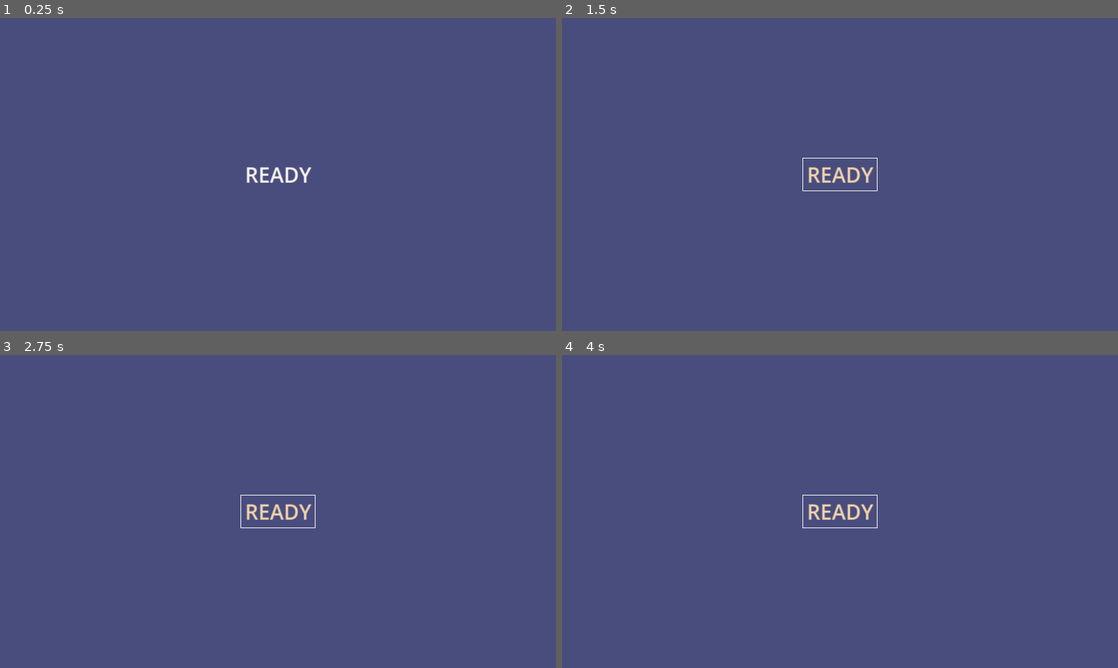
Above: before the commit, frames 1-4 (two rows, left to right).
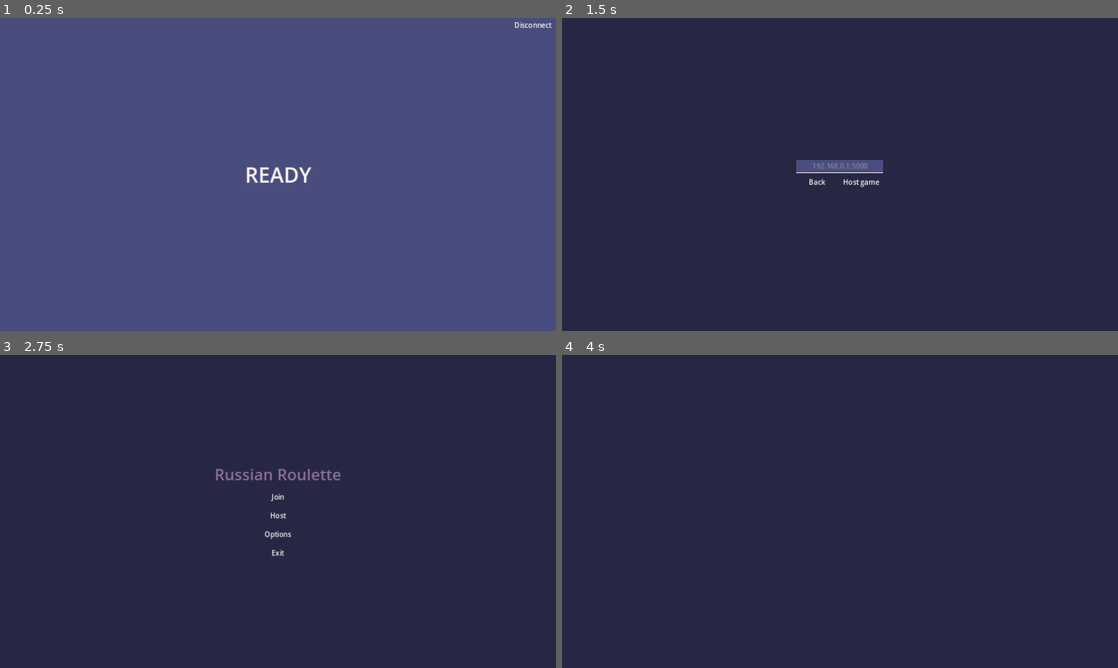
Above: after the commit, the same moments.

Repository: Divanchik/roulette-demo
Game: Godot game, scene res://scenes/game/game.tscn
Same seed, same stepped clock (60 frames per second), same inputs: the game is played once before the commit and once after it. This scene is started directly instead of the project's main scene.
Inputs (mouse positions are in pixels of both pictures, inside the frame that each line leads up to):
- Up to frame 1 (0.25 s): no input
- Up to frame 2 (1.5 s): click (1095, 24) at 0.5 s, where only the run after the commit has a clickable "Disconnect"; click (840, 174) at 1.25 s, where only the run before the commit has a clickable "READY"
- Up to frame 3 (2.75 s): click (255, 517) at 2 s, where only the run after the commit has a clickable "Back"
- Up to frame 4 (4 s): click (840, 511) at 2.75 s, where only the run before the commit has a clickable "READY"; click (862, 517) at 3.5 s, where only the run after the commit has a clickable "Host game"

The runs differ from the first frame. In frame 1, less than 0.1% of the frame differs, in the area x 92-100%, y 1-4%; in frame 2, 100%; in frame 3, 100%; in frame 4, 100%, in the area x 0-100%, y 0-100%.
Error after the commit: Attempt to call function 'get_start' in base 'null instance' on a null instance. (res://scenes/main_menu/main_menu.gd:44)

Commit message:
new icon and networking update

Diff:
--- a/network/client.gd
+++ b/network/client.gd
@@ -13,18 +13,16 @@
 	var state = ws.get_ready_state()
 	if state == WebSocketPeer.STATE_OPEN:
 		while ws.get_available_packet_count() > 0:
-			var command: Dictionary = JSON.parse_string(ws.get_packet().get_string_from_utf8())
-			handle_message(command)
-	elif state == WebSocketPeer.STATE_CLOSING:
-		pass
+			handle_message(ws.get_var())
 	elif state == WebSocketPeer.STATE_CLOSED and log_closed:
 		log_closed = false
 		var code = ws.get_close_code()
-		var reason = ws.get_close_reason()
-		print("WebSocket closed with code: %d, reason %s. Clean: %s" % [code, reason, code != -1])
+		say("Disconnected, %s" % ["clean" if code == 1 else "not clean"])
+
+func say(s: String):
+	print_rich("[color=orange]" + s + "[/color]")
 
 func handle_message(message: Dictionary):
-	#print(">>> ", JSON.stringify(message))
 	if message["command"] == "start":
 		game_start.emit()
 	elif message["command"] == "join":
@@ -35,10 +33,7 @@
 		got_players.emit(message["players"])
 
 func is_open():
-	var state = ws.get_ready_state()
-	if state == WebSocketPeer.STATE_OPEN:
-		return true
-	return false
+	return ws.get_ready_state() == WebSocketPeer.STATE_OPEN
 
 func join(url: String) -> bool:
 	ws = WebSocketPeer.new()
@@ -52,8 +47,8 @@
 func leave():
 	ws.close()
 
-func send(comm: Dictionary) -> bool:
-	var err = ws.send_text(JSON.stringify(comm))
+func send(command: Dictionary) -> bool:
+	var err = ws.put_var(command)
 	if err != OK:
 		return false
 	else:
--- a/network/server.gd
+++ b/network/server.gd
@@ -4,15 +4,19 @@
 var players: Dictionary = {}
 var serv = TCPServer.new()
 var stream: StreamPeerTCP
-var ready_count = 0
+var ready_players: Dictionary = {}
 var started = false
 var turn = 0
 
 func _ready() -> void:
-	Performance.add_custom_monitor("Network/Players", get_players_count)
+	pass
+	#Performance.add_custom_monitor("Network/Players", get_players_count)
 
-func get_players_count():
-	return players.size()
+#func get_players_count():
+	#return players.size()
+
+func say(s: String):
+	print_rich("[color=cyan]" + s + "[/color]")
 
 func start(port: int, address: String = "127.0.0.1"):
 	if address == "localhost":
@@ -25,11 +29,13 @@
 func stop():
 	for id in players.keys():
 		players[id].close()
+		while players[id].get_ready_state() != WebSocketPeer.STATE_CLOSED:
+			await get_tree().create_timer(0.1).timeout
 	players.clear()
 	serv.stop()
 
 func restart_game():
-	ready_count = 0
+	ready_players.clear()
 	turn = 0
 	started = false
 	broadcast({"command": "restart"})
@@ -45,11 +51,11 @@
 		var state = ws.get_ready_state()
 		if state == WebSocketPeer.STATE_OPEN:
 			while ws.get_available_packet_count() > 0:
-				var command: Dictionary = JSON.parse_string(ws.get_packet().get_string_from_utf8())
-				handle_message(id, command)
+				handle_message(id, ws.get_var())
 		elif state == WebSocketPeer.STATE_CLOSED:
 			players.erase(id)
-			print("< ", id)
+			broadcast({"command": "players", "players": players.keys()})
+			say("< %d" % id)
 
 
 func accept_connection():
@@ -62,25 +68,27 @@
 			while ws.get_ready_state() != WebSocketPeer.STATE_OPEN:
 				await get_tree().create_timer(1.0).timeout
 			send(ws, {"command": "join", "id": id})
-			print("New player #%d (%s:%d)" % [id, ws.get_connected_host(), ws.get_connected_port()])
+			broadcast({"command": "players", "players": players.keys()})
+			say("> %d" % id)
 
 
 func send(ws: WebSocketPeer, command: Dictionary):
-	ws.send_text(JSON.stringify(command))
+	ws.put_var(command)
 	await get_tree().create_timer(0.5).timeout
 
-func broadcast(comm: Dictionary):
+
+func broadcast(command: Dictionary):
 	for ws: WebSocketPeer in players.values():
 		ws.poll()
 		if ws.get_ready_state() == WebSocketPeer.STATE_OPEN:
-			ws.send_text(JSON.stringify(comm))
+			ws.put_var(command)
 	await get_tree().create_timer(0.5).timeout
 
 
 func handle_message(id: int, message: Dictionary):
 	if message["command"] == "ready":
-		ready_count += 1
-		if ready_count == players.size():
+		ready_players[id] = true
+		if ready_players.has_all(players.keys()):
 			started = true
 			broadcast({"command": "start"})
 			broadcast({"command": "turn", "id": players.keys()[turn], "cylinder": [1,0,0,0,0,0]})
@@ -96,4 +104,4 @@
 	elif message["command"] == "players":
 		broadcast({"command": "players", "players": players.keys()})
 	else:
-		print("Unknown command: ", message["command"])
+		say("Unknown command: %s" % message["command"])
--- a/project.godot
+++ b/project.godot
@@ -14,7 +14,7 @@
 run/main_scene="res://scenes/main_menu/main_menu.tscn"
 config/features=PackedStringArray("4.3", "Forward Plus")
 boot_splash/show_image=false
-config/icon="res://icon.svg"
+config/icon="res://roulette-icon.png"
 
 [autoload]
 
--- a/scenes/game/game.gd
+++ b/scenes/game/game.gd
@@ -4,18 +4,18 @@
 var shuffled = false
 var cylinder = [1, 0, 0, 0, 0, 0]
 @onready var players_container: VBoxContainer = $ScrollContainer/PlayersContainer
-@onready var players_timer: Timer = $PlayersTimer
 @onready var debug: CanvasLayer = $DebugOverlay
-
+const MAIN = preload("res://components/main.theme")
 
 func _ready() -> void:
 	cylinder.shuffle()
 	Client.game_start.connect(on_game_start)
 	Client.my_turn.connect(on_my_turn)
 	Client.got_players.connect(on_got_players)
-	if Server.is_running():
-		debug.put("I'm a host, broadcasting players...")
-		players_timer.start()
+	Client.send({"command": "players"})
+	#if Server.is_running():
+		#debug.put("I'm a host, broadcasting players...")
+		#players_timer.start()
 
 
 func _on_disconnect_button_pressed() -> void:
@@ -38,12 +38,14 @@
 	for player in players:
 		var btn = Button.new()
 		btn.text = str(player)
+		btn.disabled = true
+		btn.theme = MAIN
 		players_container.add_child(btn)
 
 
 func on_my_turn(last_cylinder: Array):
 	debug.put("My turn: " + str(last_cylinder))
-	await get_tree().create_timer(1.0).timeout
+	await get_tree().create_timer(0.5).timeout
 	$StatusLabel.text = "My turn"
 	$Sounds/CockSound.play()
 	cylinder.clear()
@@ -63,7 +65,6 @@
 	$HBoxContainer/TriggerButton.disabled = true
 	cylinder.push_front(cylinder.pop_back())
 	if cylinder.front() == 1:
-		$PlayersTimer.stop()
 		$StatusLabel.text = "Boom!"
 		$Sounds/GunshotSound.play()
 		Client.send({"command": "lose", "cylinder": cylinder})
@@ -79,9 +80,8 @@
 
 func _on_return_button_pressed() -> void:
 	Server.stop()
-	$PlayersTimer.stop()
 	get_tree().change_scene_to_file("res://scenes/main_menu/main_menu.tscn")
 
 
-func _on_players_timer_timeout() -> void:
-	Client.send({"command": "players"})
+#func _on_players_timer_timeout() -> void:
+	#Client.send({"command": "players"})
--- a/scenes/game/game.tscn
+++ b/scenes/game/game.tscn
@@ -122,18 +122,6 @@
 theme_override_font_sizes/font_size = 48
 text = "READY"
 
-[node name="DisconnectButton" type="Button" parent="Hub"]
-visible = false
-layout_mode = 1
-anchors_preset = 1
-anchor_left = 1.0
-anchor_right = 1.0
-offset_left = -94.0
-offset_bottom = 31.0
-grow_horizontal = 0
-text = "Disconnect"
-flat = true
-
 [node name="ScrollContainer" type="ScrollContainer" parent="."]
 anchors_preset = 9
 anchor_bottom = 1.0
@@ -144,7 +132,15 @@
 layout_mode = 2
 theme_override_constants/separation = 5
 
-[node name="PlayersTimer" type="Timer" parent="."]
+[node name="DisconnectButton" type="Button" parent="."]
+anchors_preset = 1
+anchor_left = 1.0
+anchor_right = 1.0
+offset_left = -94.0
+offset_bottom = 31.0
+grow_horizontal = 0
+theme = ExtResource("6_c18mt")
+text = "Disconnect"
 
 [node name="DebugOverlay" parent="." instance=ExtResource("6_nro04")]
 visible = false
@@ -153,5 +149,4 @@
 [connection signal="pressed" from="HBoxContainer/ShuffleButton" to="." method="_on_shuffle_button_pressed"]
 [connection signal="pressed" from="HBoxContainer/TriggerButton" to="." method="_on_trigger_button_pressed"]
 [connection signal="pressed" from="Hub/ReadyButton" to="." method="_on_ready_button_pressed"]
-[connection signal="pressed" from="Hub/DisconnectButton" to="." method="_on_disconnect_button_pressed"]
-[connection signal="timeout" from="PlayersTimer" to="." method="_on_players_timer_timeout"]
+[connection signal="pressed" from="DisconnectButton" to="." method="_on_disconnect_button_pressed"]
--- a/test_scene.gd
+++ /dev/null
@@ -1,20 +0,0 @@
-extends CanvasLayer
-
-var mag = [0, 0, 0, 0, 0, 0]
-
-func _ready() -> void:
-	pass
-
-func _on_roll_button_pressed() -> void:
-	mag = [0, 0, 0, 0, 0, 0]
-	mag[randi_range(0, 5)] = 1
-	print(mag)
-
-
-func _on_trigger_button_pressed() -> void:
-	mag.push_front(mag.pop_back())
-	print(mag)
-	if mag.front() == 1:
-		$VBoxContainer/ResultLabel.text = "Проиграл"
-	else:
-		$VBoxContainer/ResultLabel.text = "Еще раз?"
--- a/test_scene.tscn
+++ /dev/null
@@ -1,38 +0,0 @@
-[gd_scene load_steps=2 format=3 uid="uid://cdaysmobgb2ho"]
-
-[ext_resource type="Script" path="res://test_scene.gd" id="1_iwkfn"]
-
-[node name="TestScene" type="CanvasLayer"]
-script = ExtResource("1_iwkfn")
-
-[node name="VBoxContainer" type="VBoxContainer" parent="."]
-anchors_preset = 8
-anchor_left = 0.5
-anchor_top = 0.5
-anchor_right = 0.5
-anchor_bottom = 0.5
-offset_left = -147.0
-offset_top = -29.0
-offset_right = 147.0
-offset_bottom = 29.0
-grow_horizontal = 2
-grow_vertical = 2
-
-[node name="ResultLabel" type="Label" parent="VBoxContainer"]
-layout_mode = 2
-text = "Результат"
-horizontal_alignment = 1
-
-[node name="HBoxContainer" type="HBoxContainer" parent="VBoxContainer"]
-layout_mode = 2
-
-[node name="RollButton" type="Button" parent="VBoxContainer/HBoxContainer"]
-layout_mode = 2
-text = "Крутить барабан"
-
-[node name="TriggerButton" type="Button" parent="VBoxContainer/HBoxContainer"]
-layout_mode = 2
-text = "Нажать на курок"
-
-[connection signal="pressed" from="VBoxContainer/HBoxContainer/RollButton" to="." method="_on_roll_button_pressed"]
-[connection signal="pressed" from="VBoxContainer/HBoxContainer/TriggerButton" to="." method="_on_trigger_button_pressed"]
Not shown, changed: export_presets.cfg
Binary file added: roulette-icon.png
Not shown, added: roulette-icon.png.import
